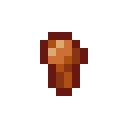
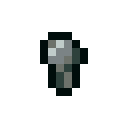
Revision of a layered 128x128 image; what changed, layer by layer:
added group "zinc" with 5 layers above "vanadium" over <box>40,32,88,96</box>
added layer "Layer 9" (1st of 25, in "zinc") in group "zinc" over <box>40,32,88,96</box>
added layer "Layer 11" (1st of 25, in "zinc") in group "zinc" over <box>56,48,80,88</box>
added layer "Layer 12" (1st of 25, in "zinc") in group "zinc" over <box>48,40,72,88</box>
added layer "Layer 13" (1st of 25, in "zinc") in group "zinc" over <box>48,40,72,64</box>
added layer "Layer 14" (1st of 25, in "zinc") in group "zinc" over <box>48,40,64,56</box>
hid group "copper" (5 layers) over <box>40,32,88,96</box>
